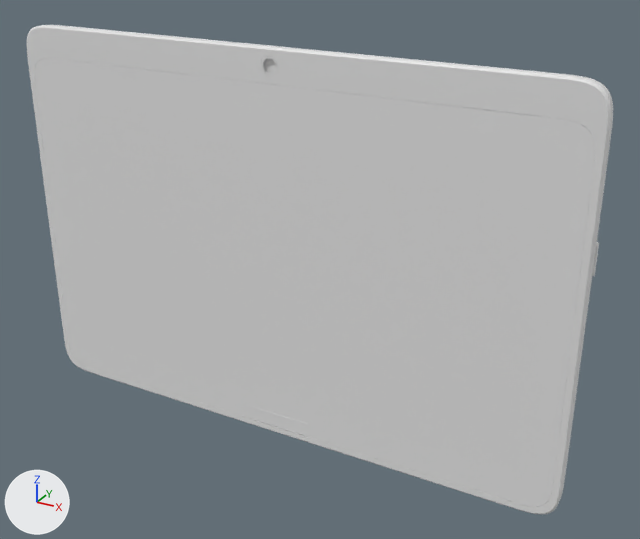
The glTF model handheld-eth/assembly.glb, before and after one commit.
Both versions are drawn from a 50 mm camera at (0.268, -0.259, 0.2) aimed at (0.123, 0.006, 0.068). Every picture has the same lights, and +X, +Y and +Z are marked at lower left. The picture after the commit comes second. Where no turn or scale is listed for an object, it has been applied to the vertices.

Objects in the first picture: 'accents', 'body', 'glass'.
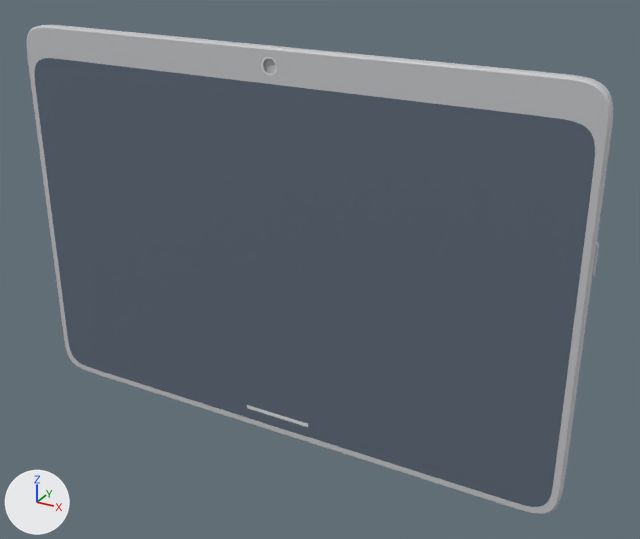
Changed parts and their boxes [x1, y1, x2, y2] in the pictures (640 x 539 px):
'glass', recoloured (white to blue)
    both: [35, 58, 595, 507]
'body', recoloured
    both: [27, 25, 613, 514]
'accents', recoloured
    both: [247, 56, 308, 427]

Patch to the scene script:
```diff
--- a/handheld-eth/assembly.glb.py
+++ b/handheld-eth/assembly.glb.py
@@ mat_defaultmaterial_003 @@
+mat_defaultmaterial_003 = bpy.data.materials.new('DefaultMaterial.003')
+mat_defaultmaterial_003.use_nodes = True; mat_defaultmaterial_003.node_tree.nodes.clear()
+_N = mat_defaultmaterial_003.node_tree.nodes; _L = mat_defaultmaterial_003.node_tree.links
+n0 = _N.new('ShaderNodeOutputMaterial'); n0.name = 'Material Output'
+n1 = _N.new('ShaderNodeBsdfPrincipled'); n1.name = 'Principled BSDF'
+n2 = _N.new('ShaderNodeVertexColor'); n2.name = 'Color Attribute'
+_L.new(n1.outputs[0], n0.inputs[0])  # 'BSDF' to 'Surface'
+_L.new(n2.outputs[0], n1.inputs[0])  # 'Color' to 'Base Color'
@@ mat_defaultmaterial_002 @@
+mat_defaultmaterial_002 = bpy.data.materials.new('DefaultMaterial.002')
+mat_defaultmaterial_002.use_nodes = True; mat_defaultmaterial_002.node_tree.nodes.clear()
+_N = mat_defaultmaterial_002.node_tree.nodes; _L = mat_defaultmaterial_002.node_tree.links
+n0 = _N.new('ShaderNodeOutputMaterial'); n0.name = 'Material Output'
+n1 = _N.new('ShaderNodeBsdfPrincipled'); n1.name = 'Principled BSDF'
+n2 = _N.new('ShaderNodeVertexColor'); n2.name = 'Color Attribute'
+_L.new(n1.outputs[0], n0.inputs[0])  # 'BSDF' to 'Surface'
+_L.new(n2.outputs[0], n1.inputs[0])  # 'Color' to 'Base Color'
@@ mat_defaultmaterial @@
+mat_defaultmaterial = bpy.data.materials.new('DefaultMaterial')
+mat_defaultmaterial.use_nodes = True; mat_defaultmaterial.node_tree.nodes.clear()
+_N = mat_defaultmaterial.node_tree.nodes; _L = mat_defaultmaterial.node_tree.links
+n0 = _N.new('ShaderNodeOutputMaterial'); n0.name = 'Material Output'
+n1 = _N.new('ShaderNodeBsdfPrincipled'); n1.name = 'Principled BSDF'
+n2 = _N.new('ShaderNodeVertexColor'); n2.name = 'Color Attribute'
+_L.new(n1.outputs[0], n0.inputs[0])  # 'BSDF' to 'Surface'
+_L.new(n2.outputs[0], n1.inputs[0])  # 'Color' to 'Base Color'
@@ me_body @@
 me_body.from_pydata(...)  # 4416 vertices, 8828 faces; spans x 0.0..0.222, y -0.008..0.014, z 0.0..0.15
 # used by ob_body; location = (0.0, 0.0, 0.0)
+# me_body part 1: vertex colours changed
+me_body.materials.append(mat_defaultmaterial)
@@ me_glass @@
 me_glass.from_pydata(...)  # 120 vertices, 236 faces; spans x 0.003..0.219, y -0.008..-0.007, z 0.003..0.138
 # used by ob_glass; location = (0.0, 0.0, 0.0)
+# me_glass part 2: vertex colours changed
+me_glass.materials.append(mat_defaultmaterial_002)
@@ me_accents @@
 me_accents.from_pydata(...)  # 376 vertices, 748 faces; spans x 0.097..0.125, y -0.008..-0.0078, z 0.0075..0.1471
+me_accents.materials.append(mat_defaultmaterial_003)
```
